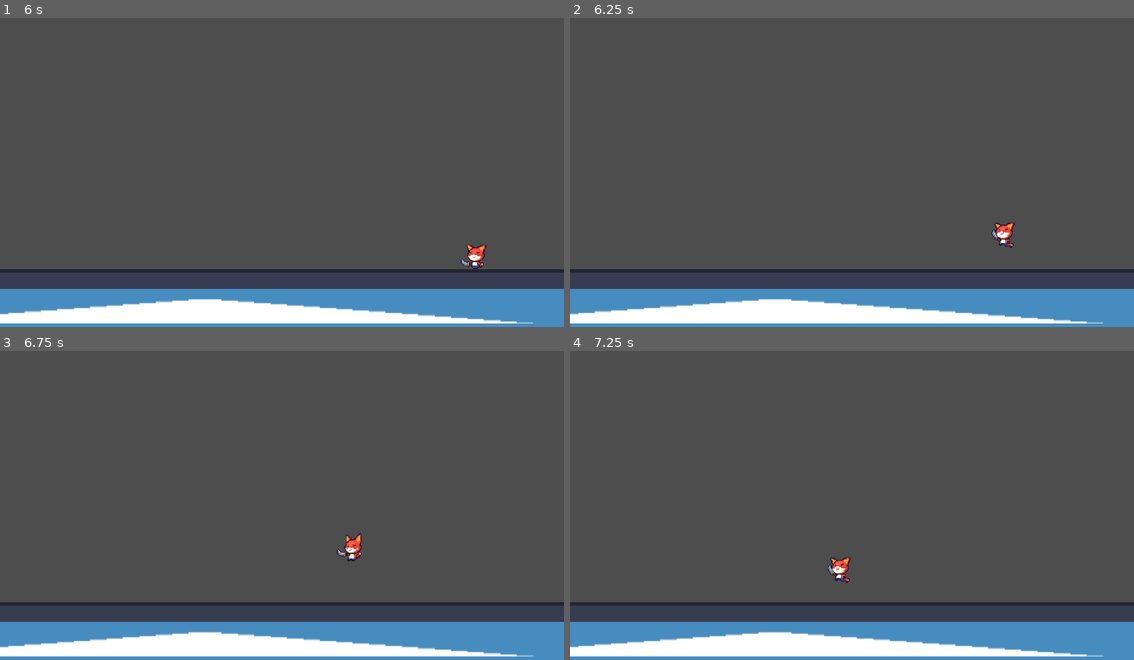
Above: before the commit, frames 1-4 (two rows, left to right).
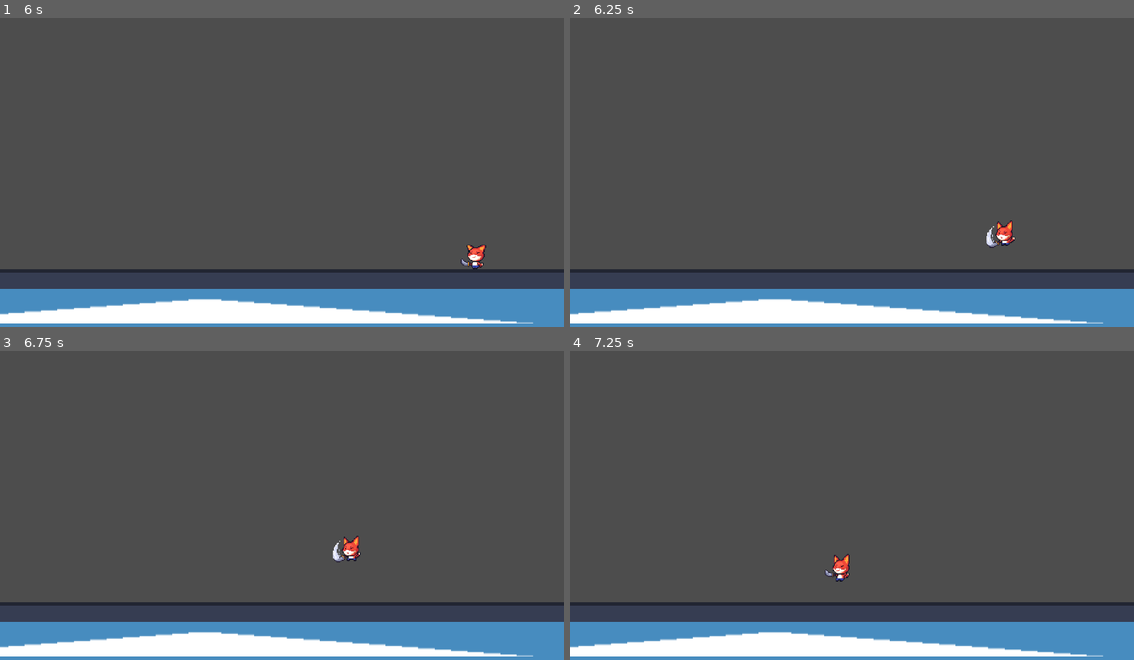
Above: after the commit, the same moments.

Repository: fishperson113/SE116-Team-9-Fox-Adventure
Game: Godot game, scene res://scenes/player_test.tscn
The game is run twice, just before and just after one commit, with the same random seed, the same clock (stepped at 60 frames per second) and the same inputs. The engine's default icon, where the game draws it, is replaced by a stand-in: a white triangle on a blue panel in a dark square.
Inputs:
- Up to frame 1 (6 s): hold D (right) 0.53-2.03 s; tap C (attack) at 0.6, 1.55, 2.1, 3.05, 3.6, 4.55, 5.1 s; tap Space (jump) at 0.77, 0.8, 1.07, 1.35, 1.52, 1.82, 2.3, 3.02, 3.32, 3.77, 3.8, 4.07, 4.35, 4.52, 4.82, 5.3 s; hold A (left) 2.03-2.78 s; hold D (right) 2.78-4.28 s; tap H (change_form) at 2.85, 5.85 s; hold A (left) 4.28-5.03 s; hold D (right) 5.03-5.78 s; hold A (left) from 5.78 s (still down)
- Up to frame 2 (6.25 s): keep holding A (left); tap Space (jump) at 6.02 s; tap C (attack) at 6.05 s
- Up to frame 3 (6.75 s): keep holding A (left); tap Space (jump) at 6.32 s; tap C (attack) at 6.6 s
- Up to frame 4 (7.25 s): keep holding A (left); tap Space (jump) at 6.77, 6.8, 7.07 s

Frame 1 is identical in both runs. In frame 2, 0.3% of the frame differs, in the area x 73-79%, y 65-75%; in frame 3, 0.3%, in the area x 58-65%, y 58-69%; in frame 4, 0.2%.

Commit message:
Đã thêm các animation tấn công (attack) cho những loại hỗ trợ blade

Diff:
--- a/scenes/player/player.tscn
+++ b/scenes/player/player.tscn
@@ -1,10 +1,12 @@
-[gd_scene load_steps=41 format=3 uid="uid://chcs4qer8dybe"]
+[gd_scene load_steps=51 format=3 uid="uid://chcs4qer8dybe"]
 
 [ext_resource type="Script" uid="uid://d00o3jgu015v4" path="res://scripts/player/player.gd" id="1_ugbui"]
 [ext_resource type="Texture2D" uid="uid://cwgjo8l0lmemi" path="res://assets/sprites/characters/foxy/fox/fox_idle_1.png" id="2_5gtgg"]
+[ext_resource type="Texture2D" uid="uid://va8q73lb70ii" path="res://assets/sprites/characters/foxy/fox_blade/fox_atk_1.png" id="2_7obkq"]
 [ext_resource type="Texture2D" uid="uid://cs1jhjrfppan1" path="res://assets/sprites/characters/foxy/fox_blade/fox_jump_2.png" id="2_iqsei"]
 [ext_resource type="Texture2D" uid="uid://cdiupfoo5xr6u" path="res://assets/sprites/characters/foxy/fox/fox_idle_2.png" id="3_h17s1"]
 [ext_resource type="Texture2D" uid="uid://c3k7842sg3rwa" path="res://assets/sprites/characters/foxy/fox_blade/fox_idle_1.png" id="3_tffgl"]
+[ext_resource type="Texture2D" uid="uid://674222iw5dre" path="res://assets/sprites/characters/foxy/fox_blade/fox_atk_2.png" id="3_vo27k"]
 [ext_resource type="Texture2D" uid="uid://6gko14qsmmw4" path="res://assets/sprites/characters/foxy/fox_hat/fox_jump_2.png" id="3_yj68g"]
 [ext_resource type="Texture2D" uid="uid://b2iyrbygs0b7c" path="res://assets/sprites/characters/foxy/fox_hat/fox_idle_1.png" id="4_ioxgp"]
 [ext_resource type="Texture2D" uid="uid://bunb4hruykt3x" path="res://assets/sprites/characters/foxy/fox/fox_jump_1.png" id="4_je7p5"]
@@ -21,9 +23,11 @@
 [ext_resource type="Texture2D" uid="uid://bj3ls24dmb1u0" path="res://assets/sprites/characters/foxy/fox/fox_walk_3.png" id="8_fcs02"]
 [ext_resource type="Texture2D" uid="uid://3g5hdrfwcd2c" path="res://assets/sprites/characters/foxy/fox_hat/fox_walk_2.png" id="8_j4nxn"]
 [ext_resource type="Texture2D" uid="uid://dujfdo1hbu7mn" path="res://assets/sprites/characters/foxy/fox_blade/fox_walk_3.png" id="8_kxw46"]
+[ext_resource type="Texture2D" uid="uid://2t170py13x2q" path="res://assets/sprites/characters/foxy/fox_blade/fox_jump_atk_1.png" id="8_niom3"]
 [ext_resource type="Texture2D" uid="uid://demu2xt523bpp" path="res://assets/sprites/characters/foxy/fox_blade/fox_walk_4.png" id="9_8qxvo"]
 [ext_resource type="Texture2D" uid="uid://cg0s41812vukj" path="res://assets/sprites/characters/foxy/fox_hat/fox_walk_3.png" id="9_28m0y"]
 [ext_resource type="Texture2D" uid="uid://c7b68c2t2m054" path="res://assets/sprites/characters/foxy/fox/fox_walk_4.png" id="9_myrg7"]
+[ext_resource type="Texture2D" uid="uid://dulpexev42v5b" path="res://assets/sprites/characters/foxy/fox_blade/fox_jump_atk_2.png" id="9_ttakn"]
 [ext_resource type="Script" uid="uid://35lrjguu78yc" path="res://scripts/player/player_state.gd" id="10_ugbui"]
 [ext_resource type="Texture2D" uid="uid://8u26ji11yaua" path="res://assets/sprites/characters/foxy/fox_hat/fox_walk_4.png" id="10_uniwh"]
 [ext_resource type="Texture2D" uid="uid://bv5er34emc8g1" path="res://assets/sprites/characters/foxy/fox_hat_blade/fox_jump_2.png" id="11_5q8fn"]
@@ -34,15 +38,32 @@
 [ext_resource type="Script" uid="uid://bcqb4ceuq3lao" path="res://scripts/player/jump.gd" id="13_kvlxm"]
 [ext_resource type="Script" uid="uid://eqb0ahpxa4k" path="res://scripts/player/fall.gd" id="14_uf5tr"]
 [ext_resource type="Texture2D" uid="uid://cjob2r8khe2fs" path="res://assets/sprites/characters/foxy/fox_hat_blade/fox_jump_1.png" id="14_vo27k"]
+[ext_resource type="Texture2D" uid="uid://dnt7n2db610ps" path="res://assets/sprites/characters/foxy/fox_hat_blade/fox_atk_1.png" id="15_ds1xl"]
 [ext_resource type="Texture2D" uid="uid://dgis3lall2gw3" path="res://assets/sprites/characters/foxy/fox_hat_blade/fox_walk_1.png" id="15_genst"]
+[ext_resource type="Texture2D" uid="uid://bkabwrpxdc7cc" path="res://assets/sprites/characters/foxy/fox_hat_blade/fox_atk_2.png" id="16_1u1sw"]
 [ext_resource type="Texture2D" uid="uid://cr8a68nw3dww1" path="res://assets/sprites/characters/foxy/fox_hat_blade/fox_walk_2.png" id="16_niom3"]
+[ext_resource type="Texture2D" uid="uid://byd3g4nnxwfcq" path="res://assets/sprites/characters/foxy/fox_hat_blade/fox_atk_3.png" id="17_2t3bg"]
 [ext_resource type="Texture2D" uid="uid://d0jfmp24jrfcy" path="res://assets/sprites/characters/foxy/fox_hat_blade/fox_walk_3.png" id="17_ttakn"]
 [ext_resource type="Texture2D" uid="uid://ce35c6mn7dcok" path="res://assets/sprites/characters/foxy/fox_hat_blade/fox_walk_4.png" id="18_rw8a5"]
+[ext_resource type="Texture2D" uid="uid://f0k2ocqkmcc2" path="res://assets/sprites/characters/foxy/fox_hat_blade/fox_jump_atk_1.png" id="22_jrbya"]
+[ext_resource type="Texture2D" uid="uid://c8k8kn11ppnjp" path="res://assets/sprites/characters/foxy/fox_hat_blade/fox_jump_atk_2.png" id="23_ahqnk"]
+[ext_resource type="Script" uid="uid://exom1nf5wufp" path="res://scripts/player/attack.gd" id="41_vo27k"]
 
 [sub_resource type="SpriteFrames" id="SpriteFrames_kvlxm"]
 animations = [{
 "frames": [{
 "duration": 1.0,
+"texture": ExtResource("2_7obkq")
+}, {
+"duration": 1.0,
+"texture": ExtResource("3_vo27k")
+}],
+"loop": false,
+"name": &"blade_attack",
+"speed": 10.0
+}, {
+"frames": [{
+"duration": 1.0,
 "texture": ExtResource("2_iqsei")
 }],
 "loop": false,
@@ -69,7 +90,18 @@
 }],
 "loop": false,
 "name": &"blade_jump",
-"speed": 5.0
+"speed": 10.0
+}, {
+"frames": [{
+"duration": 1.0,
+"texture": ExtResource("8_niom3")
+}, {
+"duration": 1.0,
+"texture": ExtResource("9_ttakn")
+}],
+"loop": false,
+"name": &"blade_jump_attack",
+"speed": 10.0
 }, {
 "frames": [{
 "duration": 1.0,
@@ -98,6 +130,20 @@
 }, {
 "frames": [{
 "duration": 1.0,
+"texture": ExtResource("15_ds1xl")
+}, {
+"duration": 1.0,
+"texture": ExtResource("16_1u1sw")
+}, {
+"duration": 1.0,
+"texture": ExtResource("17_2t3bg")
+}],
+"loop": false,
+"name": &"hat_blade_attack",
+"speed": 10.0
+}, {
+"frames": [{
+"duration": 1.0,
 "texture": ExtResource("11_5q8fn")
 }],
 "loop": false,
@@ -125,6 +171,17 @@
 "loop": false,
 "name": &"hat_blade_jump",
 "speed": 5.0
+}, {
+"frames": [{
+"duration": 1.0,
+"texture": ExtResource("22_jrbya")
+}, {
+"duration": 1.0,
+"texture": ExtResource("23_ahqnk")
+}],
+"loop": false,
+"name": &"hat_blade_jump_attack",
+"speed": 10.0
 }, {
 "frames": [{
 "duration": 1.0,
@@ -241,7 +298,7 @@
 
 [node name="AnimatedSprite2D" type="AnimatedSprite2D" parent="Direction"]
 sprite_frames = SubResource("SpriteFrames_kvlxm")
-animation = &"hat_blade_walk"
+animation = &"hat_blade_jump_attack"
 
 [node name="CollisionShape2D" type="CollisionShape2D" parent="."]
 shape = SubResource("CapsuleShape2D_uf5tr")
@@ -260,3 +317,8 @@
 
 [node name="Fall" type="Node" parent="States"]
 script = ExtResource("14_uf5tr")
+
+[node name="Attack" type="Node" parent="States"]
+script = ExtResource("41_vo27k")
+
+[connection signal="animation_finished" from="Direction/AnimatedSprite2D" to="States/Attack" method="_on_attack_animation_finished"]
--- a/scripts/fsm/state.gd
+++ b/scripts/fsm/state.gd
@@ -25,6 +25,5 @@
 		return true
 	return false
 
-
 func change_state(new_state: FSMState) -> void:
 	fsm.change_state(new_state)
--- /dev/null
+++ b/scripts/player/attack.gd
@@ -0,0 +1,23 @@
+extends PlayerState
+
+func _enter() -> void:
+	#Change animation to attack
+	if obj.velocity.y < 0:
+		obj.change_animation("jump_attack")
+	else:
+		obj.change_animation("attack")
+	pass
+
+func _update(_delta: float) -> void:
+	#Control moving
+	control_moving()
+	control_jump()
+	pass
+
+func _on_attack_animation_finished() -> void:
+	if $"../../Direction/AnimatedSprite2D".animation.find("attack") != -1:
+		if !control_moving() and !control_jump():
+			change_state(fsm.states.idle)
+		elif !obj.is_on_floor():
+			change_state(fsm.states.fall)
+	pass # Replace with function body.
--- a/scripts/player/base_character.gd
+++ b/scripts/player/base_character.gd
@@ -86,6 +86,9 @@
 
 # Change the animation of the character on the next frame
 func change_animation(new_animation: String) -> void:
+	if new_animation == "attack" and character_type == 0:
+		return
+
 	var char_type = get_animation_prefix()
 	_next_animation = char_type + new_animation
 	print(_next_animation)
--- a/scripts/player/fall.gd
+++ b/scripts/player/fall.gd
@@ -9,6 +9,7 @@
 	#Control moving
 	control_moving()
 	control_jump()
+	control_attack()
 	#If on floor change to idle if not moving and not jumping
 	if obj.is_on_floor():
 		if !control_moving() and !control_jump():
--- a/scripts/player/idle.gd
+++ b/scripts/player/idle.gd
@@ -11,6 +11,7 @@
 	control_jump()
 	#Control moving
 	control_moving()
+	control_attack()
 	#If not on floor change to fall
 	if not obj.is_on_floor():
 		change_state(fsm.states.fall)
--- a/scripts/player/jump.gd
+++ b/scripts/player/jump.gd
@@ -11,6 +11,7 @@
 	control_jump()
 	#Control moving
 	control_moving()
+	control_attack()
 	#If velocity.y is greater than 0 change to fall
 	if obj.velocity.y > 0:
 		change_state(fsm.states.fall)
--- a/scripts/player/player_state.gd
+++ b/scripts/player/player_state.gd
@@ -45,3 +45,13 @@
 		if obj.velocity.y < 0:
 			obj.velocity.y /= 2
 	return false
+
+func control_attack() -> bool:
+	for char_type in [0, 1]:
+		if obj.character_type == char_type: return false
+
+	var is_attack = Input.is_action_just_pressed("attack")
+	if is_attack:
+		change_state(fsm.states.attack)
+		return true
+	return false
--- a/scripts/player/walk.gd
+++ b/scripts/player/walk.gd
@@ -1,13 +1,13 @@
 extends PlayerState
 
 func _enter() -> void:
-	#Change animation to walk
 	obj.change_animation("walk")
 	pass
 
 func _update(delta: float):
 	#Control jump
 	control_jump()
+	control_attack()
 	#Control moving and if not moving change to idle
 	if !control_moving():
 		change_state(fsm.states.idle)
Not shown, added: scripts/player/attack.gd.uid
